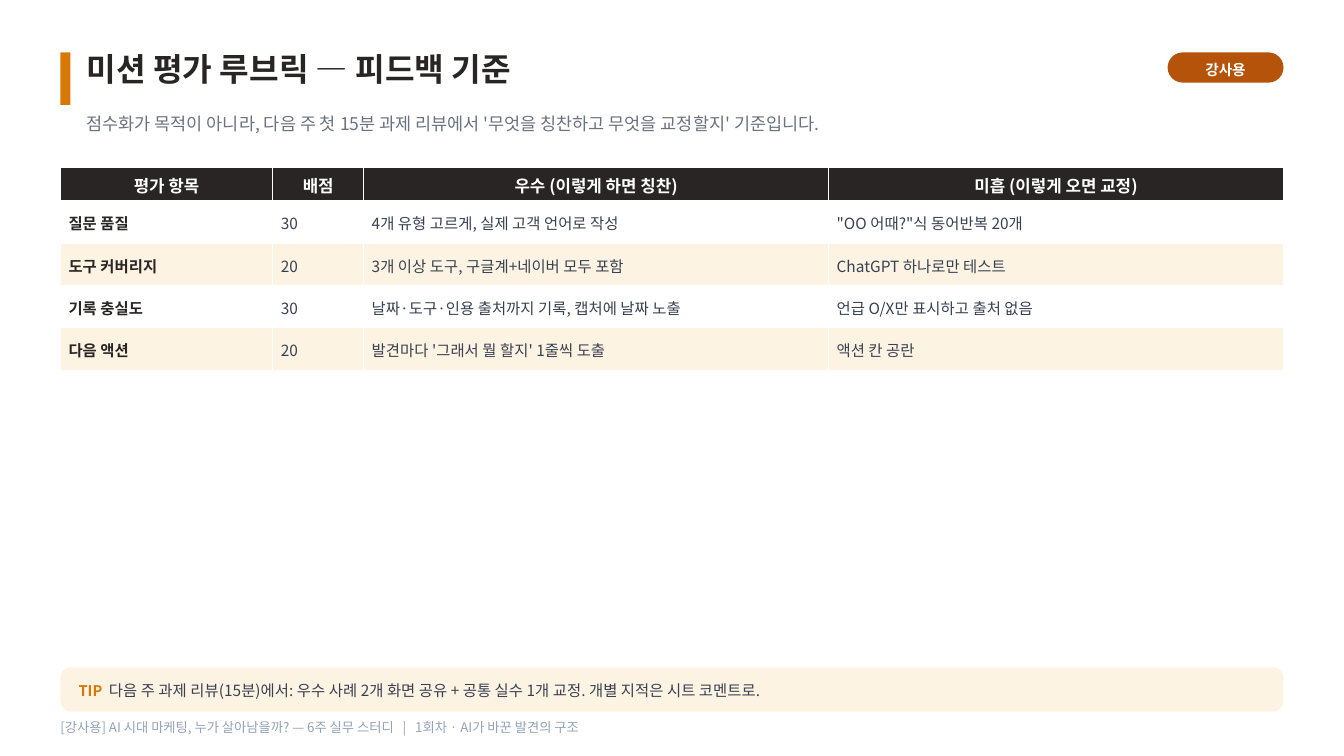
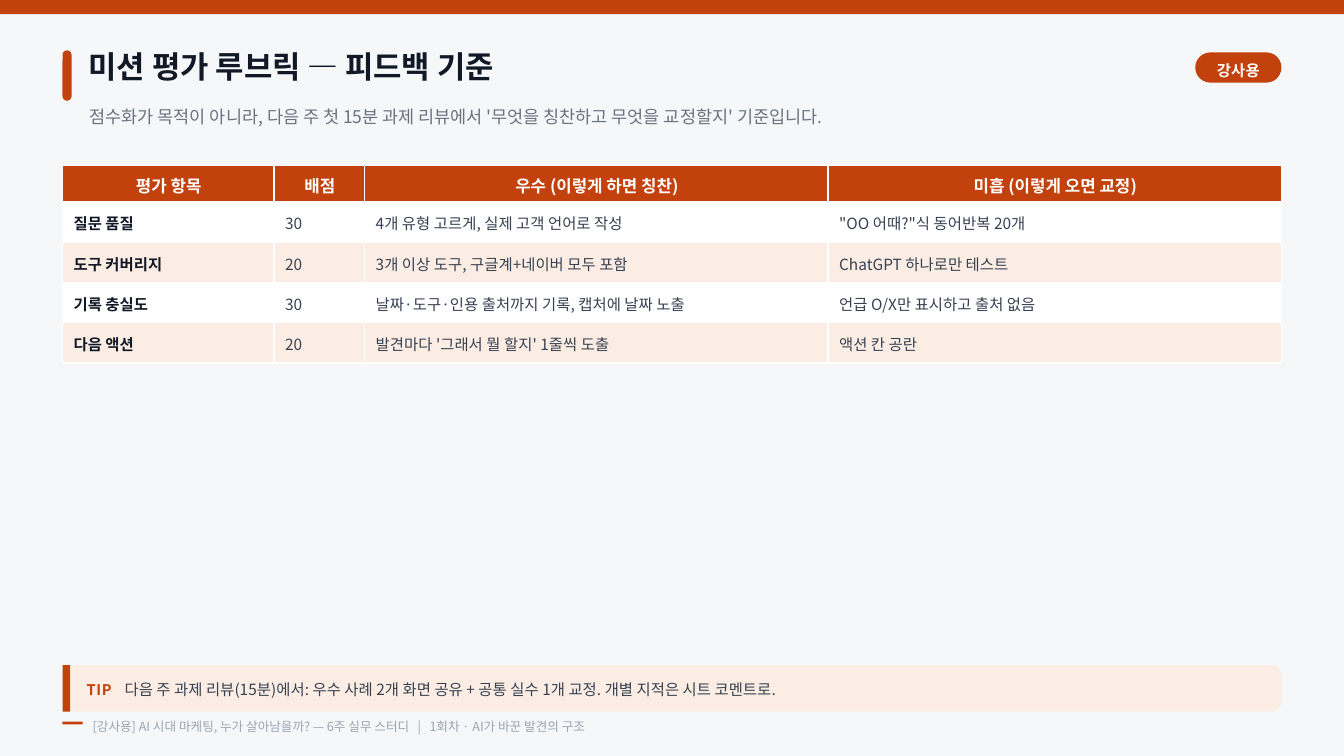
Before and after one commit to recon9973-lang/Design-resources-repository, a slide deck: slide 9 of ai-marketing-6week/강사용/1회차_강사용_미션_시연가이드.pptx (slide 8 before the commit). Drawn at 1344x756 pixels with LibreOffice and Linux fonts; fonts in the diff are those of the drawing. Boxes give left, top, right and bottom in pixels: in the first picture for what was removed or moved away, otherwise in the second. Text is boxed around its words. In the diff, an @@ line names an element or a change of style, - is before the commit and + after.

```diff
--- a/ai-marketing-6week/강사용/1회차_강사용_미션_시연가이드.pptx
+++ b/ai-marketing-6week/강사용/1회차_강사용_미션_시연가이드.pptx
@@ rectangle added at (0, 0, 1344, 756), fill #F6F7F9 @@
@@ rectangle added at (0, 0, 1344, 14), fill #C2410C @@
@@ rectangle removed at (60, 52, 71, 105) @@
@@ rounded rectangle added at (63, 50, 72, 101), fill #C2410C @@
@@ text "미션 평가 루브릭 — 피드백 ..." at (89, 52, 494, 81): size 23 to 22 pt, text colour #292524 to #111927; line spacing 1.12 to 1.14 @@
@@ text "강사용": place and size @@
-text "강사용" at (1205, 62, 1245, 77)
+text "강사용" at (1217, 63, 1260, 78)
@@ text "강사용" at (1217, 63, 1260, 78): size 10.5 to 11 pt, letter spacing 0 to 0.2 pt; line spacing 1.12 to 1.14 @@
@@ rounded rectangle: place and size @@
-rounded rectangle at (1168, 52, 1284, 83)
+rounded rectangle at (1196, 52, 1281, 83)
@@ rounded rectangle at (1196, 52, 1281, 83): fill #B45309 to #C2410C @@
@@ text "점수화가 목적이 아니라, 다음 주 ...": place and size @@
-text "점수화가 목적이 아니라, 다음 주 ..." at (87, 115, 819, 133)
+text "점수화가 목적이 아니라, 다음 주 ..." at (90, 108, 822, 126)
@@ text "점수화가 목적이 아니라, 다음 주 ..." at (90, 108, 822, 126): line spacing 1.12 to 1.15 @@
@@ table at (63, 165, 1282, 363) @@
@@ fill #292524 to #C2410C in row 1 @@
@@ fill #FDF3E3 to #FBEDE4 in 8 cells @@
@@ text colour #292524 to #111927 in "질문 품질", "도구 커버리지", "기록 충실도", "다음 액션" @@
@@ line spacing 1.08 to 1.1 @@
@@ borders changed @@
@@ rounded rectangle at (63, 665, 1281, 712): fill #FDF3E3 to #FBEDE4; proportions changed @@
@@ rectangle added at (63, 665, 70, 712), fill #C2410C @@
@@ text "TIP 다음 주 과제 리뷰(15분)에서: ...": place and size @@
-text "TIP 다음 주 과제 리뷰(15분)에서: ..." at (79, 683, 760, 699)
+text "TIP 다음 주 과제 리뷰(15분)에서: ..." at (87, 682, 776, 698)
@@ text "TIP 다음 주 과제 리뷰(15분)에서: ..." at (87, 682, 776, 698): text colour #D97706 to #C2410C, letter spacing 0 to 0.5 pt in "TIP"; line spacing 1.12 to 1.14 @@
@@ text "[강사용] AI 시대 마케팅, 누가 ...": place and size @@
-text "[강사용] AI 시대 마케팅, 누가 ..." at (60, 721, 578, 734)
+text "[강사용] AI 시대 마케팅, 누가 ..." at (93, 720, 585, 733)
@@ text "[강사용] AI 시대 마케팅, 누가 ..." at (93, 720, 585, 733): size 9.5 to 9 pt, text colour #94A3B8 to #9AA4B2; line spacing 1.12 to 1.14; vertical alignment top to middle @@
@@ rectangle added at (63, 722, 83, 725), fill #C2410C @@
```
Also in this commit, not shown: 9 other slides changed, 1 slide added, 14 other files.
